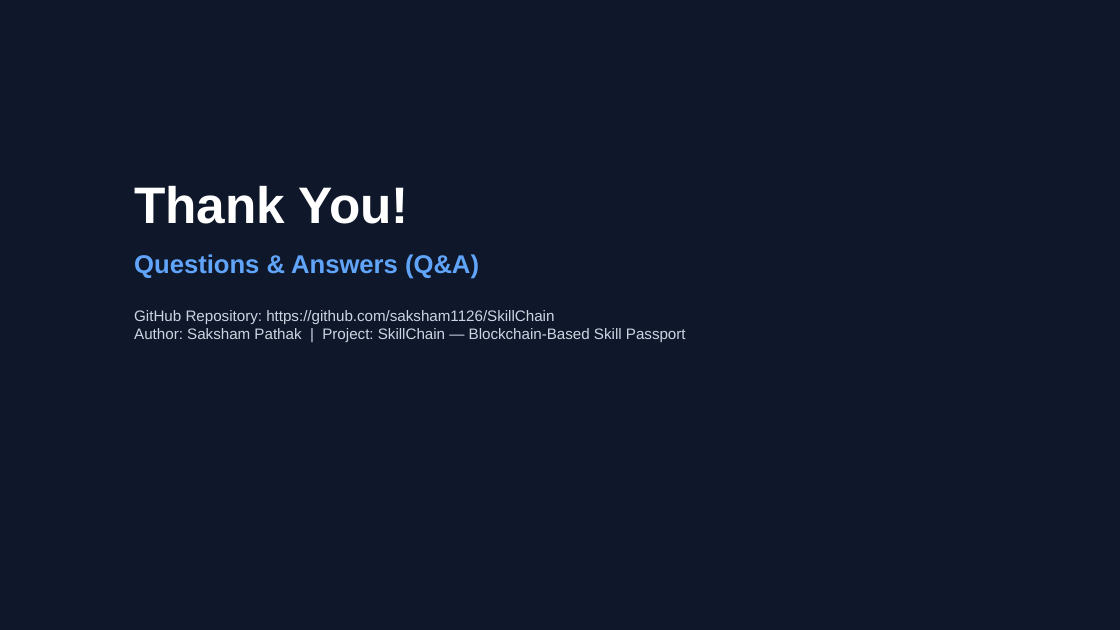
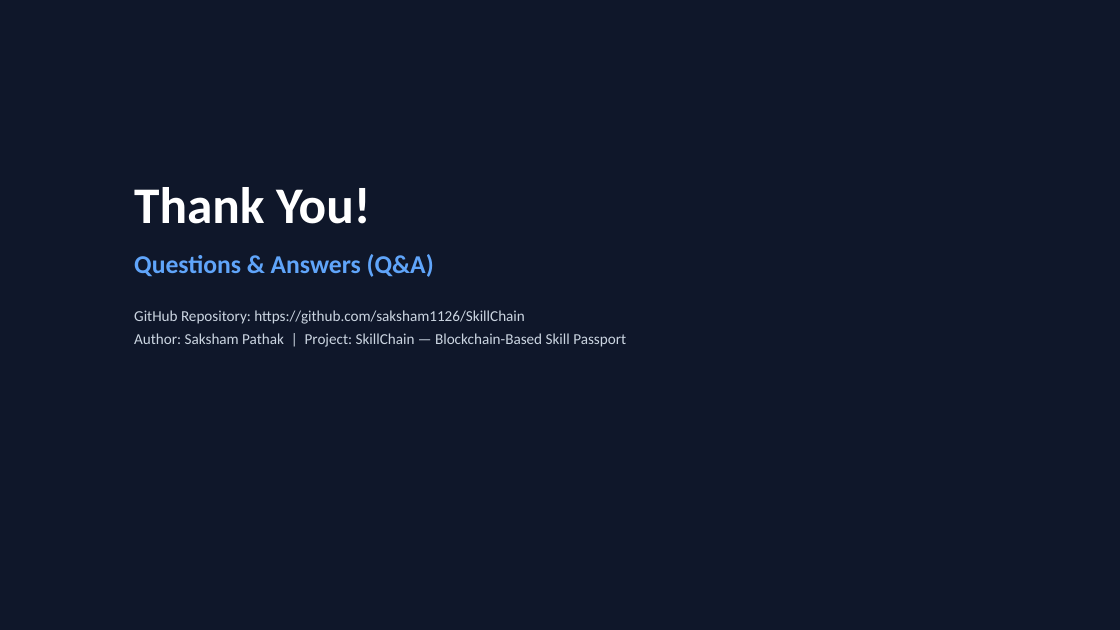
Before and after one commit to saksham1126/SkillChain, a slide deck: slide 12 of SkillChain_Presentation.pptx. Drawn at 1120x630 pixels with LibreOffice and Linux fonts; fonts in the diff are those of the drawing. Boxes give left, top, right and bottom in pixels: in the first picture for what was removed or moved away, otherwise in the second. Text is boxed around its words. In the diff, an @@ line names an element or a change of style, - is before the commit and + after.

Commit message:
fix: resolve XML formatting issues in presentation PPTX

```diff
--- a/SkillChain_Presentation.pptx
+++ b/SkillChain_Presentation.pptx
@@ rectangle at (0,0,1120,630): outline none to #0F172A 0.75 pt @@
@@ text at (134,187,434,277): font Arial to Calibri in "Thank You!", "Questions & Answers (Q&A)" @@
@@ text at (134,310,626,347): text changed; font Arial to Calibri @@
-GitHub Repository: https://github.com/saksham1126/SkillChain
-Author: Saksham Pathak | Project: SkillChain — Blockchain-Based Skill Passport
+GitHub Repository: https://github.com/saksham1126/SkillChain
+Author: Saksham Pathak | Project: SkillChain — Blockchain-Based Skill Passport
```
Also in this commit, not shown: 11 other slides changed, 1 other file.
